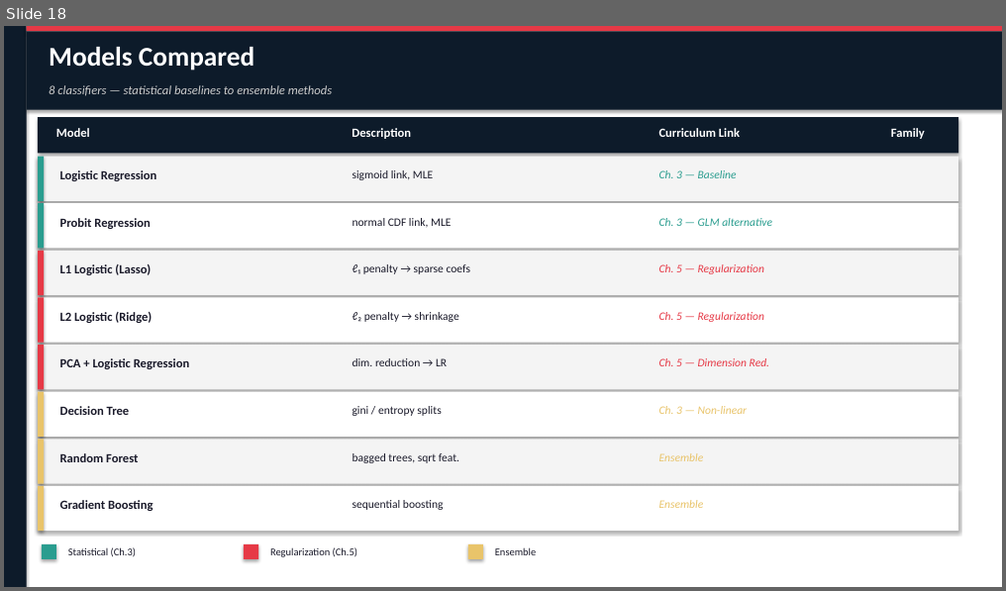
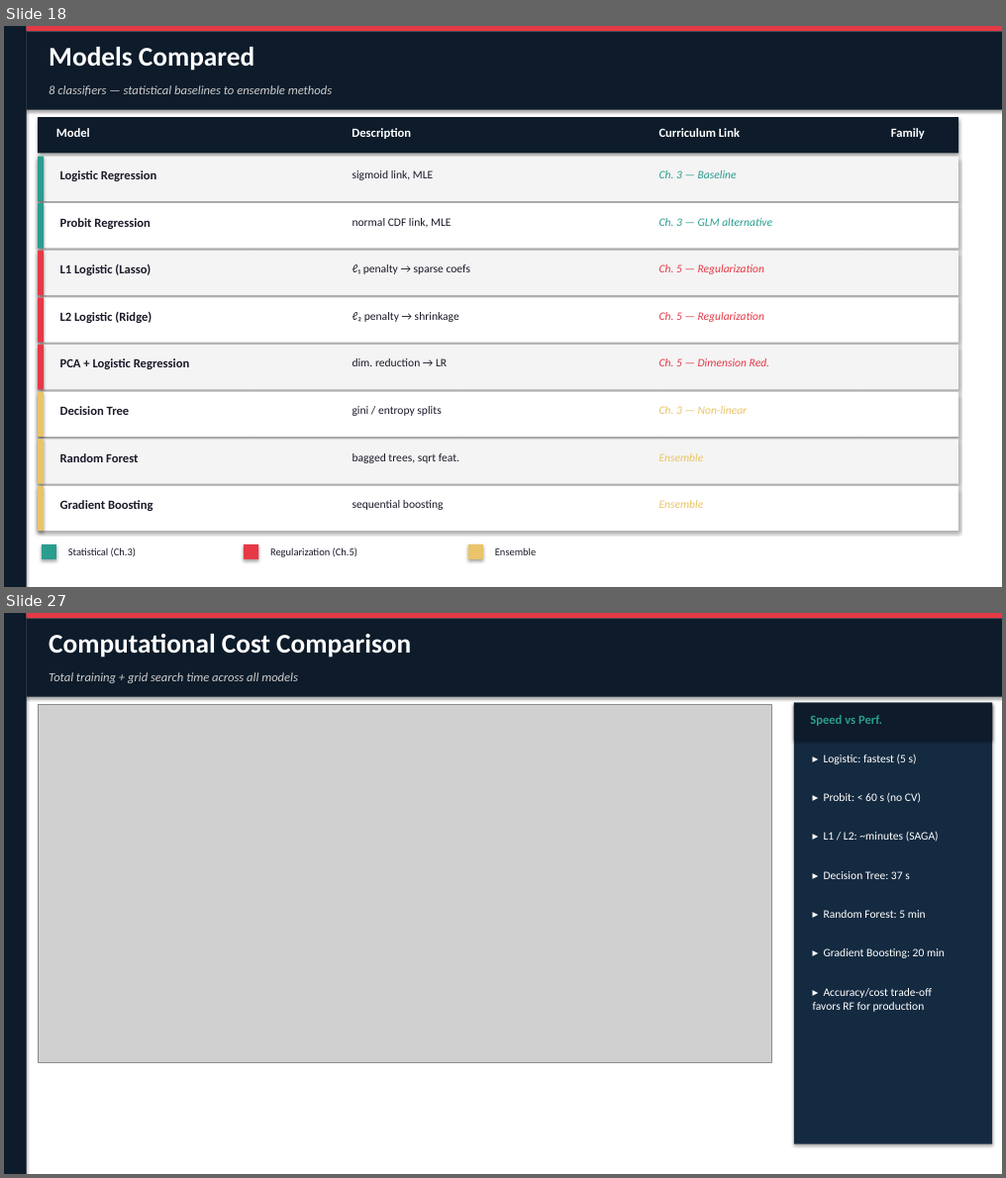
Before and after one commit to jsuj1th/Hotel-Booking-Analysis, a slide deck: Hotel_Booking_Presentation_v2.pptx. Shown one above the other, each under a label of ours: slide 18 before the commit, slides 18 and 27 after it; the slides between them are not shown. The pictures are 1006x591 and 1006x1178 pixels, drawn with LibreOffice and Linux fonts; fonts in the diff are those of the drawing; grey boxes stand for pictures. Boxes give left, top, right and bottom in pixels: in the first picture for what was removed or moved away, otherwise in the second. Text is boxed around its words. In the diff, an @@ line names an element or a change of style, - is before the commit and + after.

```diff
--- a/Hotel_Booking_Presentation_v2.pptx
+++ b/Hotel_Booking_Presentation_v2.pptx
@@ slide 27 added at box(4, 613, 1002, 1174), background #FFFFFF @@
@@ rectangle added at box(4, 613, 1002, 1174), fill #FFFFFF @@
@@ rectangle added at box(4, 613, 27, 1174), fill #0D1B2A @@
@@ rectangle added at box(27, 613, 1002, 618), fill #E63946 @@
@@ rectangle added at box(27, 618, 1002, 697), fill #0D1B2A @@
@@ text added at box(49, 634, 411, 658), 26 pt, text #FFFFFF, bold @@
+Computational Cost Comparison
@@ text added at box(49, 672, 298, 683), 12 pt, text #CCCCCC, italic @@
+Total training + grid search time across all models
@@ picture added at box(38, 704, 771, 1062) @@
@@ rectangle added at box(794, 703, 992, 1145), fill #142A40 @@
@@ rectangle added at box(794, 703, 992, 741), fill #0D1B2A @@
@@ text added at box(810, 715, 882, 726), 12 pt, text #2A9D8F, bold @@
+Speed vs Perf.
@@ text added at box(824, 755, 917, 764), 11 pt, text #FFFFFF @@
+▸ Logistic: fastest (5 s)
@@ text added at box(824, 792, 921, 803), 11 pt, text #FFFFFF @@
+▸ Probit: < 60 s (no CV)
@@ text added at box(824, 831, 939, 842), 11 pt, text #FFFFFF @@
+▸ L1 / L2: ~minutes (SAGA)
@@ text added at box(824, 871, 910, 879), 11 pt, text #FFFFFF @@
+▸ Decision Tree: 37 s
@@ text added at box(824, 910, 926, 918), 11 pt, text #FFFFFF @@
+▸ Random Forest: 5 min
@@ text added at box(824, 949, 944, 959), 11 pt, text #FFFFFF @@
+▸ Gradient Boosting: 20 min
@@ text added at box(813, 988, 932, 1012), 11 pt, text #FFFFFF @@
+▸ Accuracy/cost trade-off
+favors RF for production
```
Also in this commit, not shown: 8 other slides added, 1 other file.
